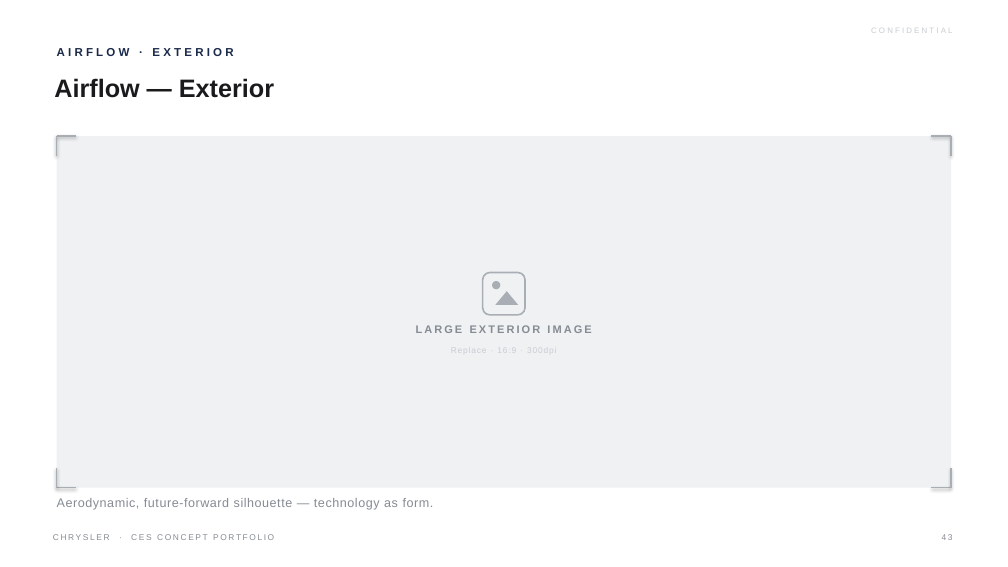
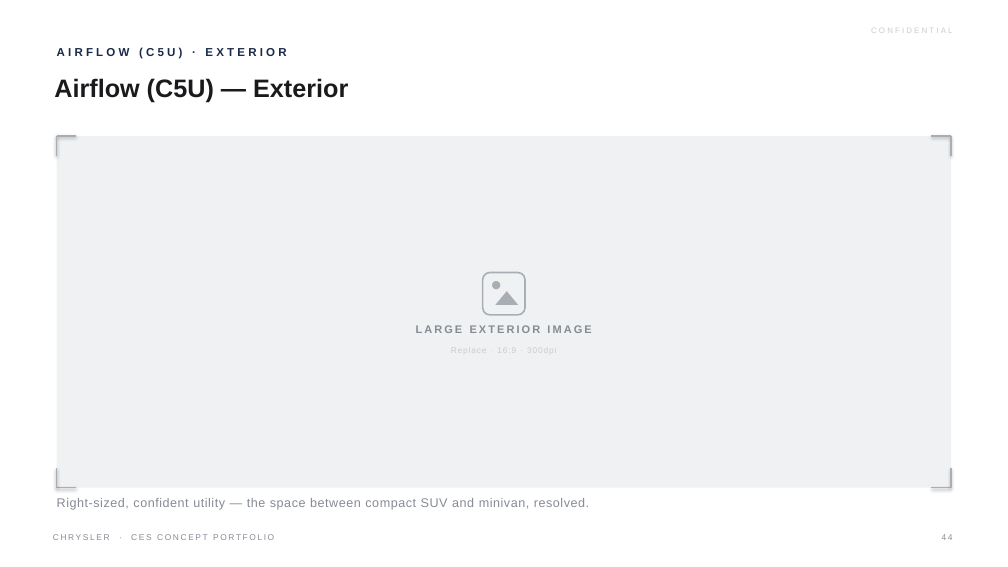
Before and after one commit to LG-Succe55/CLAUDE, a slide deck: slide 44 of Chrysler_CES_Concept_Portfolio.pptx (slide 43 before the commit). Drawn at 1008x567 pixels with LibreOffice and Linux fonts; fonts in the diff are those of the drawing. Boxes give left, top, right and bottom in pixels: in the first picture for what was removed or moved away, otherwise in the second. Text is boxed around its words. In the diff, an @@ line names an element or a change of style, - is before the commit and + after.

```diff
--- a/Chrysler_CES_Concept_Portfolio.pptx
+++ b/Chrysler_CES_Concept_Portfolio.pptx
@@ text at (x1=57, y1=47, x2=286, y2=59): text changed @@
-AIRFLOW · EXTERIOR
+AIRFLOW (C5U) · EXTERIOR
@@ text at (x1=54, y1=78, x2=348, y2=102): text changed @@
-Airflow — Exterior
+Airflow (C5U) — Exterior
@@ text at (x1=57, y1=498, x2=589, y2=510): text changed @@
-Aerodynamic, future-forward silhouette — technology as form.
+Right-sized, confident utility — the space between compact SUV and minivan, resolved.
```
Also in this commit, not shown: 37 other slides changed, 2 slides added, 1 slide removed, 1 other file.
